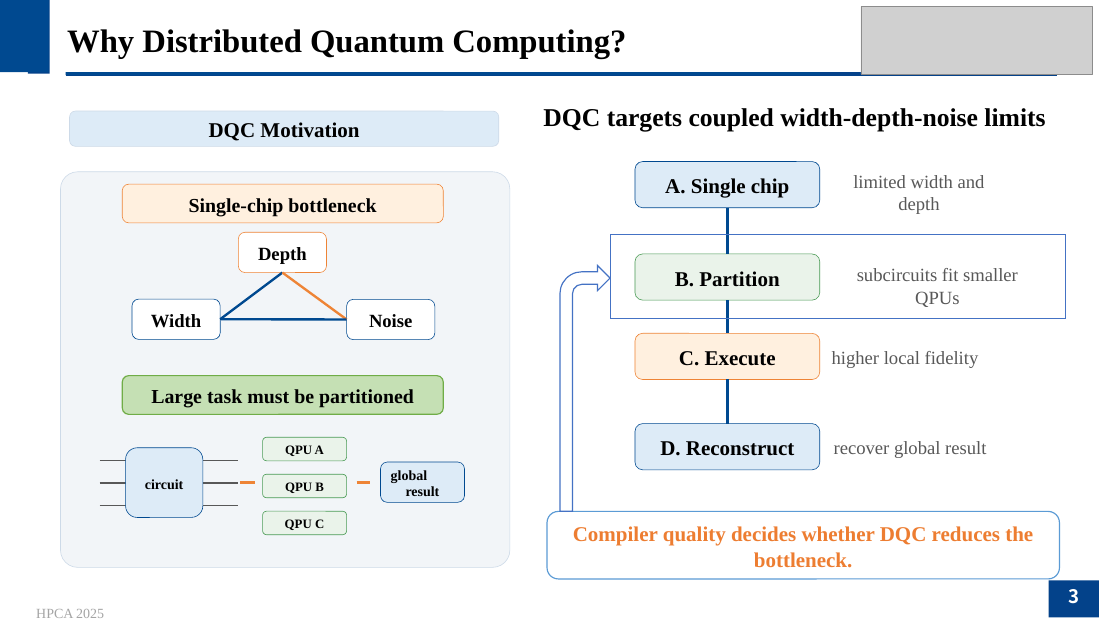
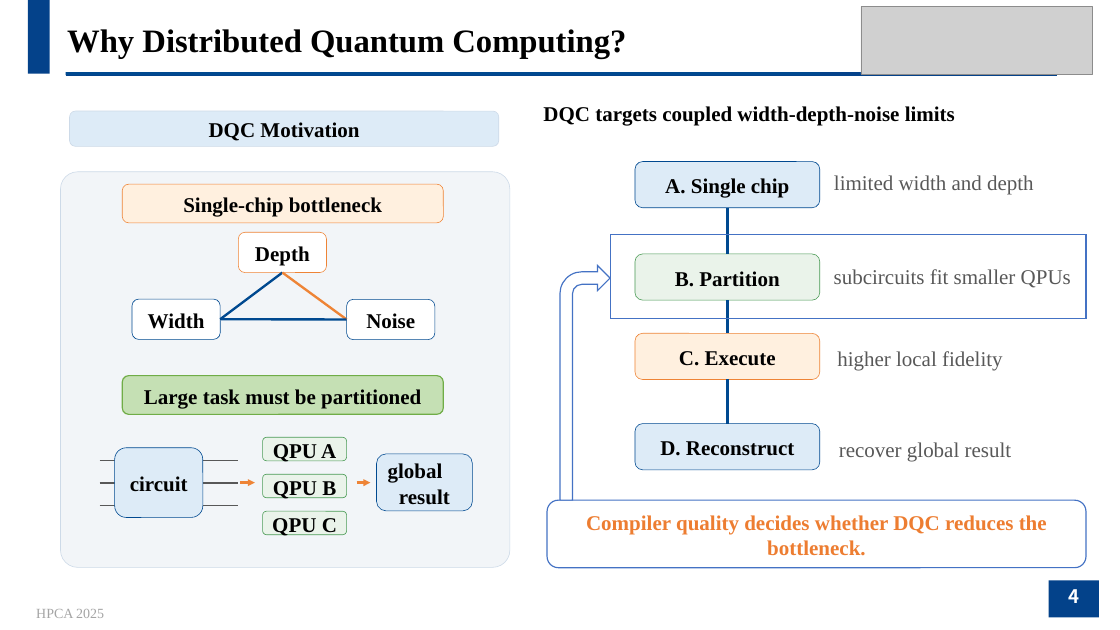
Before and after one commit to JanusQ/Janus4, a slide deck: slide 4 of adaptiveQC/pptx/AdaptDQC_Adaptive_Distributed_Quantum_Computing_With_Quantitative_Performance_Analysis.pptx (slide 3 before the commit). Drawn at 1120x630 pixels with LibreOffice and Linux fonts; fonts in the diff are those of the drawing; grey boxes stand for pictures; background and template pictures are left out. Boxes give left, top, right and bottom in pixels: in the first picture for what was removed or moved away, otherwise in the second. Text is boxed around its words. In the diff, an @@ line names an element or a change of style, - is before the commit and + after.

```diff
--- a/adaptiveQC/pptx/AdaptDQC_Adaptive_Distributed_Quantum_Computing_With_Quantitative_Performance_Analysis.pptx
+++ b/adaptiveQC/pptx/AdaptDQC_Adaptive_Distributed_Quantum_Computing_With_Quantitative_Performance_Analysis.pptx
@@ rectangle removed at (x1=0, y1=0, x2=49, y2=72) @@
@@ text "DQC targets coupled width-depth-noise limits" at (x1=543, y1=106, x2=955, y2=126): size 22 to 18 pt @@
@@ rounded rectangle "Single-chip bottleneck" at (x1=123, y1=184, x2=444, y2=223): size 17 to 18 pt @@
@@ rectangle resized from (x1=610, y1=234, x2=1065, y2=319) to (x1=610, y1=234, x2=1086, y2=319) @@
@@ bent arrow resized from (x1=560, y1=266, x2=611, y2=511) to (x1=560, y1=266, x2=611, y2=500) @@
@@ size 16 to 18 pt in 7 elements at (x1=132, y1=299, x2=220, y2=339), (x1=239, y1=233, x2=327, y2=273), (x1=347, y1=299, x2=435, y2=339), (x1=837, y1=351, x2=1003, y2=371), (x1=839, y1=442, x2=1012, y2=461), (x1=834, y1=175, x2=1034, y2=195), (x1=834, y1=269, x2=1071, y2=288) @@
@@ text "subcircuits fit smaller QPUs" moved from (x1=857, y1=268, x2=1018, y2=307) to (x1=834, y1=269, x2=1071, y2=288) @@
@@ rounded rectangle "Large task must be partitioned" at (x1=123, y1=376, x2=444, y2=414): size 17 to 18 pt @@
@@ rounded rectangle "circuit" resized from (x1=125, y1=448, x2=202, y2=518) to (x1=115, y1=448, x2=203, y2=518) @@
@@ rounded rectangle "circuit" at (x1=115, y1=448, x2=203, y2=518): size 12 to 18 pt @@
@@ rounded rectangle "global result" at (x1=376, y1=454, x2=472, y2=511): size 12 to 18 pt @@
@@ rounded rectangle "global result" resized from (x1=381, y1=462, x2=465, y2=502) to (x1=376, y1=454, x2=472, y2=511) @@
@@ line (240, 483) - (255, 483): line to arrow @@
@@ line (357, 483) - (371, 483): line to arrow @@
@@ rounded rectangle "Compiler quality decides whether DQC ..." resized from (x1=547, y1=512, x2=1060, y2=579) to (x1=547, y1=500, x2=1086, y2=567) @@
@@ rounded rectangle "Compiler quality decides whether DQC ..." at (x1=547, y1=500, x2=1086, y2=567): outline #5B9BD5 1 pt to #4472C4 1 pt @@
@@ size 11 to 18 pt in 3 elements at (x1=263, y1=438, x2=347, y2=461), (x1=263, y1=475, x2=347, y2=498), (x1=263, y1=512, x2=347, y2=535) @@
@@ page number at (x1=1068, y1=589, x2=1079, y2=603): text changed @@
-3
+4
```
Also in this commit, not shown: 19 other slides changed, 1 slide added, 3 slides removed, 2 other files.
